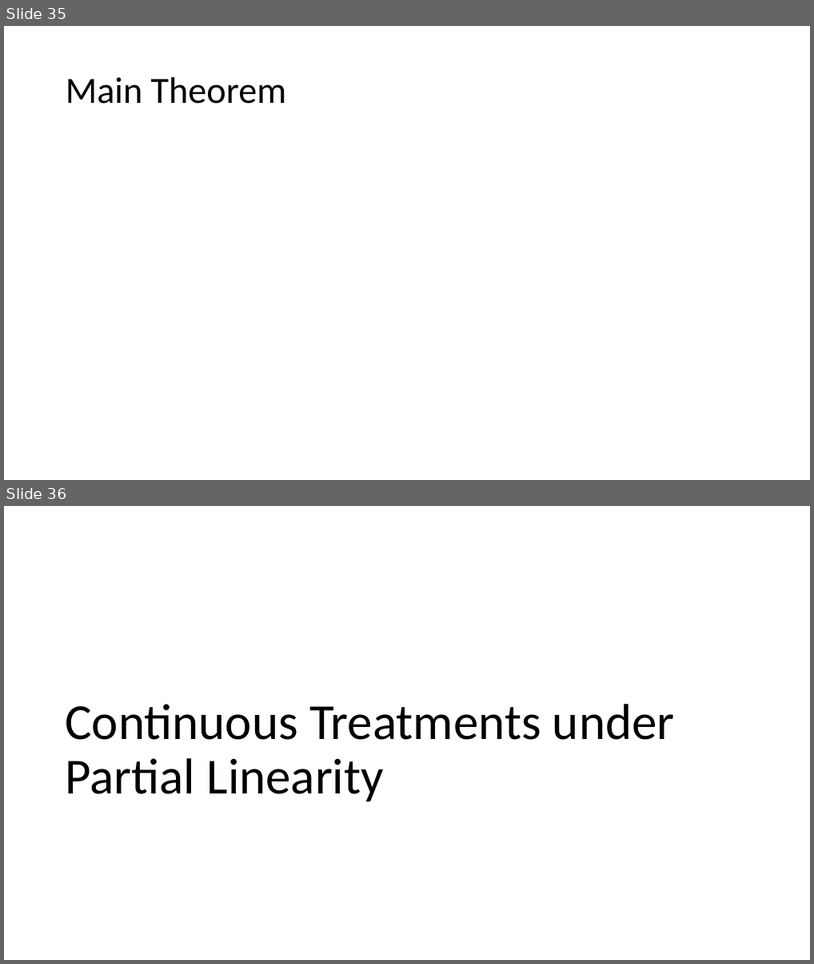
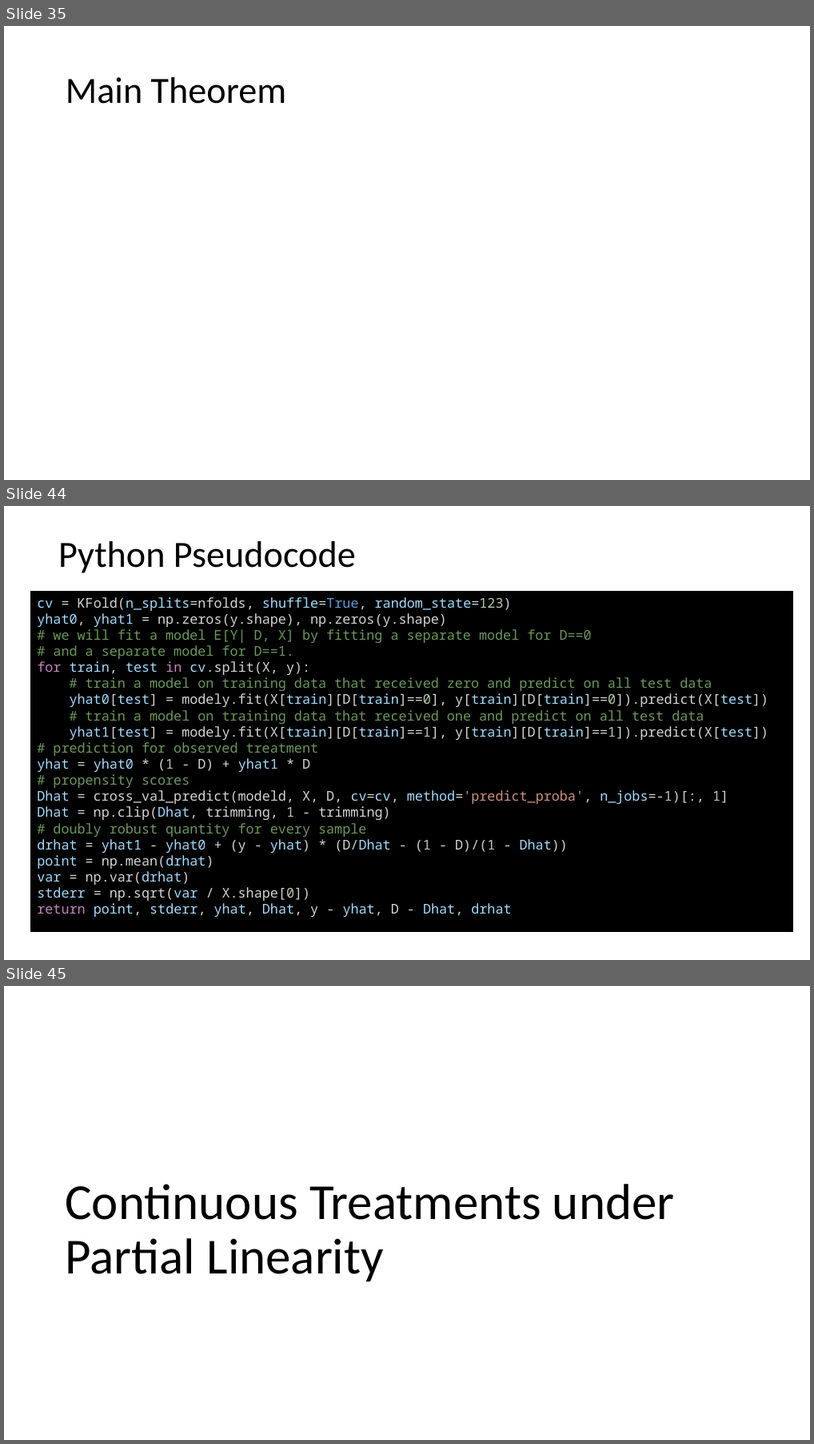
Before and after one commit to stanford-msande228/winter24, a slide deck: assets/presentations/MSANDE228_Lecture12_Inference_with_Modern_NonLinear_Methods.pptx. Shown one above the other, each under a label of ours: slides 35 and 36 before the commit, slides 35, 44 and 45 after it; the slides between them are not shown. The pictures are 814x964 and 814x1444 pixels, drawn with LibreOffice and Linux fonts; fonts in the diff are those of the drawing; grey boxes stand for pictures. Boxes give left, top, right and bottom in pixels: in the first picture for what was removed or moved away, otherwise in the second. Text is boxed around its words. In the diff, an @@ line names an element or a change of style, - is before the commit and + after.

```diff
--- a/assets/presentations/MSANDE228_Lecture12_Inference_with_Modern_NonLinear_Methods.pptx
+++ b/assets/presentations/MSANDE228_Lecture12_Inference_with_Modern_NonLinear_Methods.pptx
@@ slide 44 added at [4, 506, 810, 960], background #FFFFFF @@
@@ title added at [58, 541, 356, 573], 44 pt, text #000000 @@
+Python Pseudocode
@@ rectangle added at [31, 592, 794, 932], fill #000000, outline #000000 1 pt, 16 pt, text #D4D4D4 @@
+cv = KFold(n_splits=nfolds, shuffle=True, random_state=123)
+yhat0, yhat1 = np.zeros(y.shape), np.zeros(y.shape)
+# we will fit a model E[Y| D, X] by fitting a separate model for D==0
+# and a separate model for D==1.
+for train, test in cv.split(X, y):
+# train a model on training data that received zero and predict on all test data
+yhat0[test] = modely.fit(X[train][D[train]==0], y[train][D[train]==0]).predict(X[test])
+# train a model on training data that received one and predict on all test data
+yhat1[test] = modely.fit(X[train][D[train]==1], y[train][D[train]==1]).predict(X[test])
+# prediction for observed treatment
+yhat = yhat0 * (1 - D) + yhat1 * D
+# propensity scores
+Dhat = cross_val_predict(modeld, X, D, cv=cv, method='predict_proba', n_jobs=-1)[:, 1]
+Dhat = np.clip(Dhat, trimming, 1 - trimming)
+# doubly robust quantity for every sample
+drhat = yhat1 - yhat0 + (y - yhat) * (D/Dhat - (1 - D)/(1 - Dhat))
+point = np.mean(drhat)
+var = np.var(drhat)
+stderr = np.sqrt(var / X.shape[0])
+return point, stderr, yhat, Dhat, y - yhat, D - Dhat, drhat
@@ what was slide 36 is now slide 45 @@
```
Also in this commit, not shown: 8 other slides added, 13 other files.
